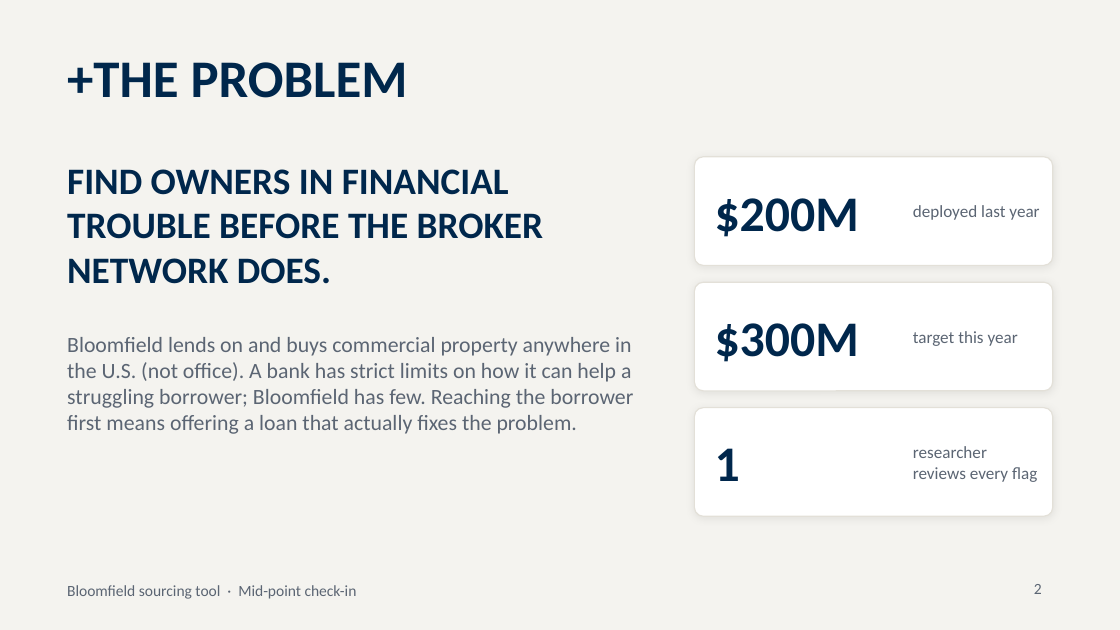
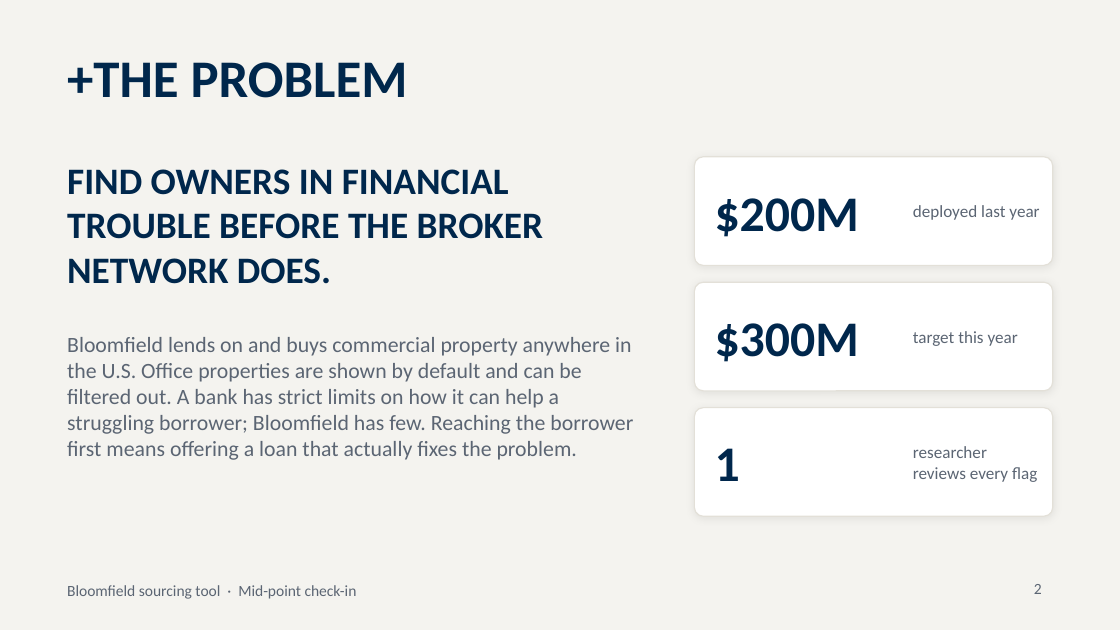
Before and after one commit to MaahikT/Bloomfield-Project-2, a slide deck: slide 2 of pipeline/demo/deck/Bloomfield_Midpoint_Deck.pptx. Drawn at 1120x630 pixels with LibreOffice and Linux fonts; fonts in the diff are those of the drawing. Boxes give left, top, right and bottom in pixels: in the first picture for what was removed or moved away, otherwise in the second. Text is boxed around its words. In the diff, an @@ line names an element or a change of style, - is before the commit and + after.

```diff
--- a/pipeline/demo/deck/Bloomfield_Midpoint_Deck.pptx
+++ b/pipeline/demo/deck/Bloomfield_Midpoint_Deck.pptx
@@ text at box(67, 337, 633, 460): text changed @@
-Bloomfield lends on and buys commercial property anywhere in the U.S. (not office). A bank has strict limits on how it can help a struggling borrower; Bloomfield has few. Reaching the borrower first means offering a loan that actually fixes the problem.
+Bloomfield lends on and buys commercial property anywhere in the U.S. Office properties are shown by default and can be filtered out. A bank has strict limits on how it can help a struggling borrower; Bloomfield has few. Reaching the borrower first means offering a loan that actually fixes the problem.
```
Also in this commit, not shown: 2 other slides changed, 12 other files.
